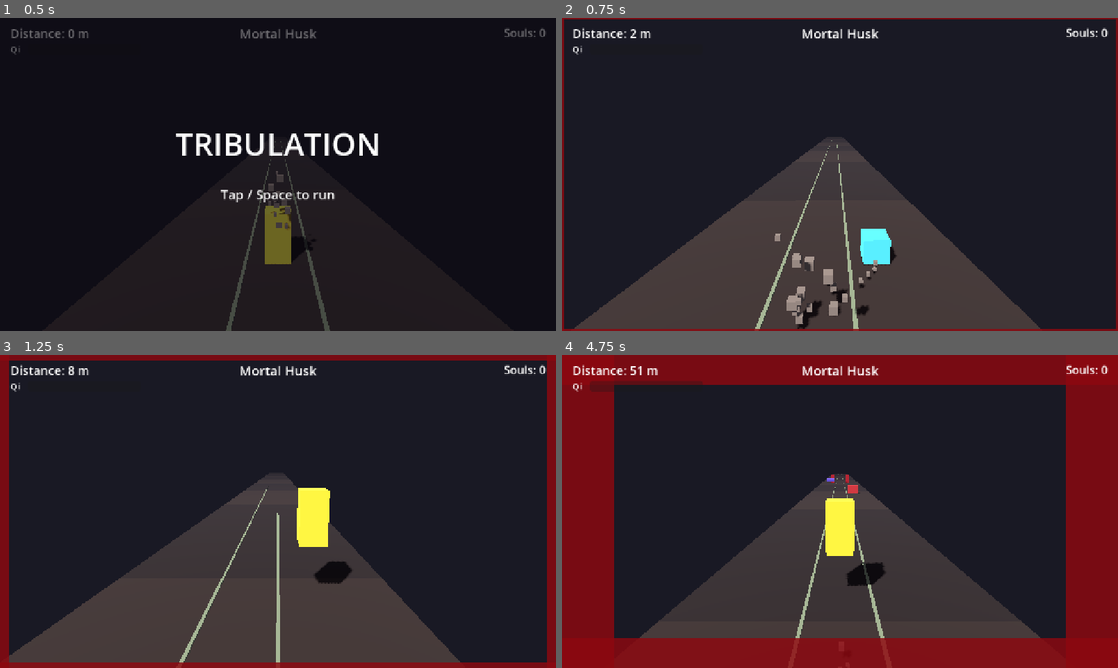
Above: before the commit, frames 1-4 (two rows, left to right).
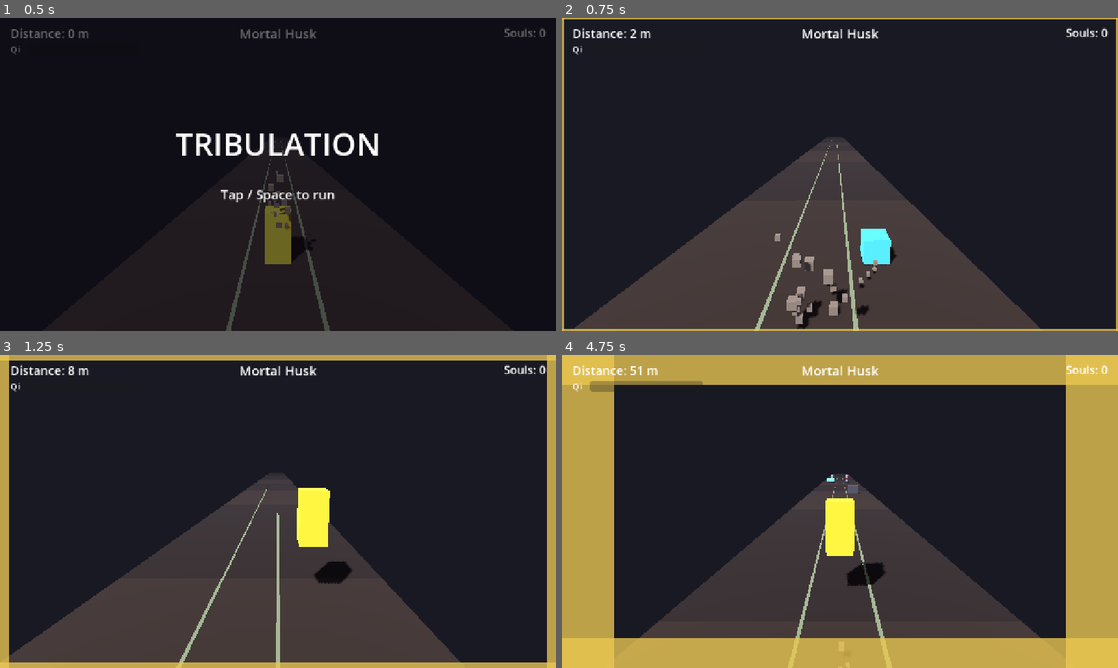
Above: after the commit, the same moments.

Repository: DanielEleojo/tribulation
Game: Godot game, scene res://scenes/game.tscn
The game is run twice, just before and just after one commit, with the same random seed, the same clock (stepped at 60 frames per second) and the same inputs.
Inputs (mouse positions are in pixels of both pictures, inside the frame that each line leads up to):
- Up to frame 1 (0.5 s): no input
- Up to frame 2 (0.75 s): tap Enter (restart) at 0.5 s; move the mouse to (962, 158) at 0.52 s; hold Right (move_right) from 0.53 s (still down); tap Down (slide) at 0.6 s; click (962, 158) at 0.67 s
- Up to frame 3 (1.25 s): keep holding Right (move_right); tap Space (jump) at 0.77 s
- Up to frame 4 (4.75 s): move the mouse to (728, 527) at 1.27 s; release Right (move_right) at 1.28 s; hold Left (move_left) 1.28-2.03 s; tap F (slash) at 1.35, 3.6 s; tap Space (jump) at 1.52, 3.02, 3.77, 4.52 s; tap Down (slide) at 1.55, 2.1, 2.85, 3.8, 4.35 s; move the mouse to (895, 442) at 2.02 s; hold Right (move_right) 2.03-3.53 s; move the mouse to (812, 574) at 2.77 s; click (812, 574) at 2.92 s; move the mouse to (1006, 558) at 3.52 s; hold Left (move_left) from 3.53 s (still down); move the mouse to (673, 464) at 4.27 s

Frame 1 is identical in both runs. In frame 2, 1.9% of the frame differs, in the area x 0-100%, y 0-100%; in frame 3, 6.7%; in frame 4, 34%.

Commit message:
Phase 3.6c: murim re-theme of hazards, gates, and the Heavenly Net

Diff:
--- a/scripts/gate.gd
+++ b/scripts/gate.gd
@@ -43,8 +43,31 @@
 	col.position = Vector3(0.0, PANEL_H * 0.5, 0.0)
 	area.add_child(mesh)
 	area.add_child(col)
+
+	# Torii frame: two posts + a lintel beam, plus a bright life/death talisman.
+	var post_color := Color(0.24, 0.10, 0.07)
+	_gate_box(area, Vector3(0.25, PANEL_H, 0.25), Vector3(-PANEL_W * 0.5, PANEL_H * 0.5, 0.0), post_color, Color.BLACK, false)
+	_gate_box(area, Vector3(0.25, PANEL_H, 0.25), Vector3(PANEL_W * 0.5, PANEL_H * 0.5, 0.0), post_color, Color.BLACK, false)
+	_gate_box(area, Vector3(PANEL_W + 0.7, 0.35, 0.4), Vector3(0.0, PANEL_H + 0.1, 0.0), Color(0.45, 0.12, 0.09), Color.BLACK, false)
+	var tcol := Color(0.3, 1.0, 0.4) if safe else Color(1.0, 0.2, 0.2)
+	_gate_box(area, Vector3(0.5, 0.9, 0.12), Vector3(0.0, PANEL_H * 0.55, -PANEL_D * 0.5 - 0.05), tcol, tcol, true)
+
 	area.body_entered.connect(_on_panel_entered.bind(area))
 	return area
+
+func _gate_box(parent: Node3D, size: Vector3, pos: Vector3, color: Color, emis: Color, emis_on: bool) -> void:
+	var m := MeshInstance3D.new()
+	var bm := BoxMesh.new()
+	bm.size = size
+	m.mesh = bm
+	var mat := StandardMaterial3D.new()
+	mat.albedo_color = color
+	if emis_on:
+		mat.emission_enabled = true
+		mat.emission = emis
+	m.material_override = mat
+	m.position = pos
+	parent.add_child(m)
 
 func _on_panel_entered(body: Node, area: Area3D) -> void:
 	if _resolved or not body.is_in_group("player"):
--- a/scripts/net_overlay.gd
+++ b/scripts/net_overlay.gd
@@ -5,7 +5,7 @@
 
 const HALF_W: float = 640.0     # design-space half width (1280 base, canvas_items stretch)
 const HALF_H: float = 360.0     # design-space half height (720 base)
-const NET_COLOR := Color(0.55, 0.03, 0.06, 0.82)
+const NET_COLOR := Color(0.92, 0.78, 0.32, 0.78)   # divine gold — the Heavenly Net is a righteous formation
 
 var _top: ColorRect
 var _bottom: ColorRect
--- a/scripts/spawner.gd
+++ b/scripts/spawner.gd
@@ -118,47 +118,68 @@
 		add_child(e)
 
 func _make_barrier(is_block: bool, width: float) -> Area3D:
-	var size: Vector3
-	var center_y: float
-	var color: Color
 	if is_block:
-		size = Vector3(width, BLOCK_HEIGHT, BLOCK_DEPTH)
-		center_y = BLOCK_HEIGHT * 0.5
-		color = BLOCK_COLOR
+		# Heavenly Seal: a stone stele with a glowing rune facing the player.
+		var size := Vector3(width, BLOCK_HEIGHT, BLOCK_DEPTH)
+		var cy := BLOCK_HEIGHT * 0.5
+		var area := _make_area(size, cy, false)
+		_add_box(area, size, Vector3(0.0, cy, 0.0), Color(0.36, 0.35, 0.40), Color.BLACK, false)
+		var rune_w := minf(width, 1.6)
+		_add_box(area, Vector3(rune_w, 0.9, 0.08), Vector3(0.0, cy, -BLOCK_DEPTH * 0.5 - 0.06), Color(0.95, 0.8, 0.35), Color(1.0, 0.65, 0.2), true)
+		return area
 	else:
-		size = Vector3(width, BAR_HEIGHT, BAR_DEPTH)
-		center_y = BAR_BOTTOM_Y + BAR_HEIGHT * 0.5
-		color = BAR_COLOR
-	var mat := StandardMaterial3D.new()
-	mat.albedo_color = color
-	return _make_area(size, center_y, mat, false)
+		# Formation array: a humming energy beam to slide under.
+		var size := Vector3(width, BAR_HEIGHT, BAR_DEPTH)
+		var cy := BAR_BOTTOM_Y + BAR_HEIGHT * 0.5
+		var area := _make_area(size, cy, false)
+		_add_box(area, size, Vector3(0.0, cy, 0.0), Color(0.45, 0.8, 1.0), Color(0.3, 0.7, 1.0), true)
+		return area
 
 func _make_enemy() -> Area3D:
-	var mat := StandardMaterial3D.new()
-	mat.albedo_color = ENEMY_COLOR
-	mat.emission_enabled = true
-	mat.emission = Color(0.4, 0.04, 0.06)
-	return _make_area(ENEMY_SIZE, ENEMY_SIZE.y * 0.5, mat, true)
+	# Sect disciple: a robed body with a glinting blade.
+	var cy := ENEMY_SIZE.y * 0.5
+	var area := _make_area(ENEMY_SIZE, cy, true)
+	var body := MeshInstance3D.new()
+	var cap := CapsuleMesh.new()
+	cap.radius = 0.42
+	cap.height = ENEMY_SIZE.y
+	body.mesh = cap
+	var rmat := StandardMaterial3D.new()
+	rmat.albedo_color = Color(0.82, 0.83, 0.90)   # righteous-sect robe
+	body.material_override = rmat
+	body.position = Vector3(0.0, cy, 0.0)
+	area.add_child(body)
+	_add_box(area, Vector3(0.9, 0.18, 0.9), Vector3(0.0, cy - 0.1, 0.0), Color(0.55, 0.10, 0.12), Color.BLACK, false)  # sash
+	_add_box(area, Vector3(0.08, 1.3, 0.08), Vector3(0.5, cy + 0.2, -0.1), Color(0.80, 0.85, 0.90), Color(0.4, 0.6, 0.9), true)  # blade
+	return area
 
-func _make_area(size: Vector3, center_y: float, mat: StandardMaterial3D, is_enemy: bool) -> Area3D:
+func _make_area(size: Vector3, center_y: float, is_enemy: bool) -> Area3D:
+	# Collision-only trigger; callers add the visual meshes.
 	var area := Area3D.new()
-	var mesh := MeshInstance3D.new()
-	var box := BoxMesh.new()
-	box.size = size
-	mesh.mesh = box
-	mesh.material_override = mat
-	mesh.position = Vector3(0.0, center_y, 0.0)
 	var col := CollisionShape3D.new()
 	var bshape := BoxShape3D.new()
 	bshape.size = size
 	col.shape = bshape
 	col.position = Vector3(0.0, center_y, 0.0)
-	area.add_child(mesh)
 	area.add_child(col)
 	if is_enemy:
 		area.add_to_group("enemy")
 	area.body_entered.connect(_on_hazard_body_entered)
 	return area
+
+func _add_box(parent: Node3D, size: Vector3, pos: Vector3, color: Color, emis: Color, emis_on: bool) -> void:
+	var m := MeshInstance3D.new()
+	var bm := BoxMesh.new()
+	bm.size = size
+	m.mesh = bm
+	var mat := StandardMaterial3D.new()
+	mat.albedo_color = color
+	if emis_on:
+		mat.emission_enabled = true
+		mat.emission = emis
+	m.material_override = mat
+	m.position = pos
+	parent.add_child(m)
 
 func _on_hazard_body_entered(body: Node) -> void:
 	if body.is_in_group("player") and game != null:
Not shown, changed: devlog.txt
